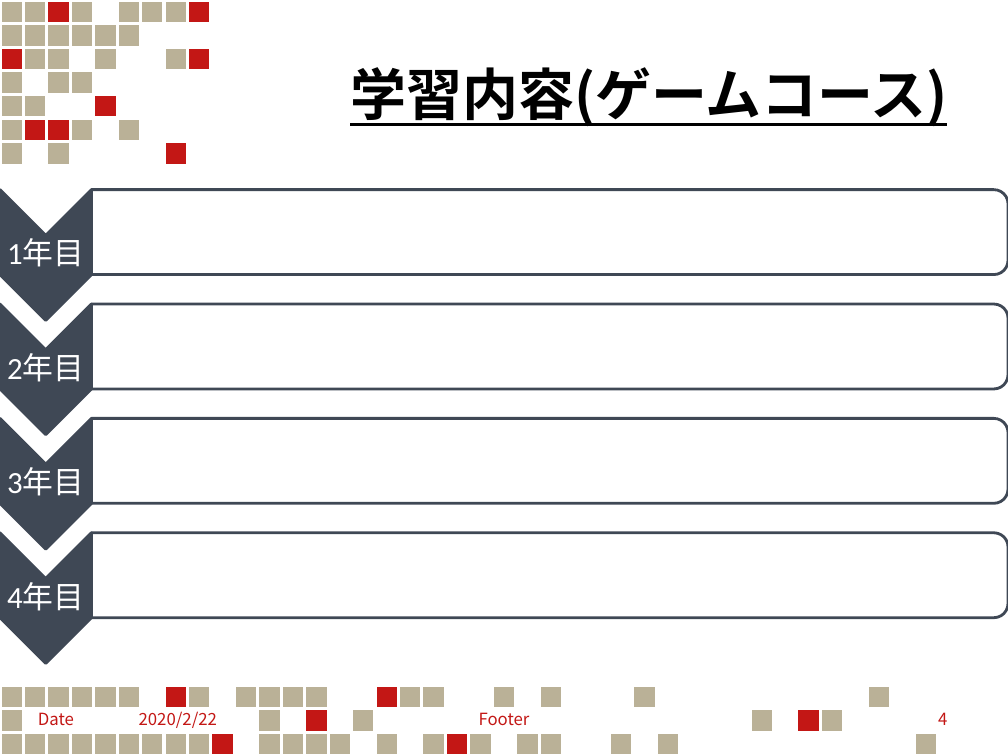
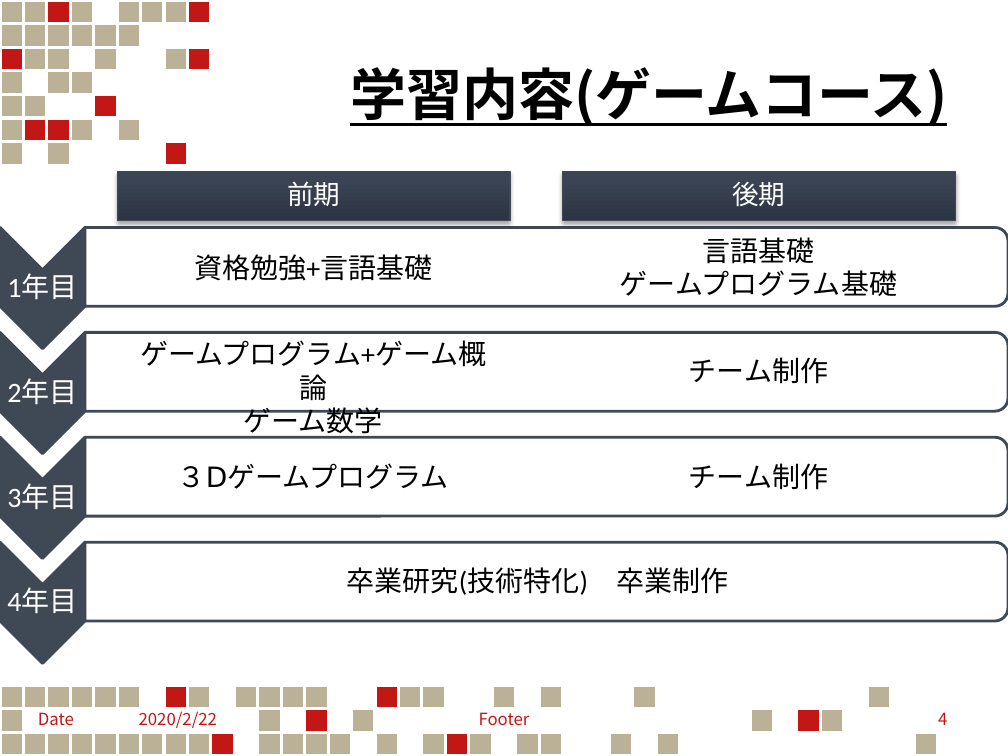
Before and after one commit to KoreanGinseng/StepUpFestival, a slide deck: slide 4 of ステフェスゲームPG.pptx. Drawn at 1008x756 pixels with LibreOffice and Linux fonts; fonts in the diff are those of the drawing. Boxes give left, top, right and bottom in pixels: in the first picture for what was removed or moved away, otherwise in the second. Text is boxed around its words. In the diff, an @@ line names an element or a change of style, - is before the commit and + after.

```diff
--- a/ステフェスゲームPG.pptx
+++ b/ステフェスゲームPG.pptx
@@ group added at box(117, 171, 955, 221): 2 rectangles, 2 texts @@
+前期
+後期
@@ chevron: place and size @@
-chevron at box(1, 190, 92, 321)
+chevron at box(0, 228, 85, 349)
@@ round same rect: place and size @@
-round same rect at box(91, 190, 1007, 275)
+round same rect at box(85, 228, 1008, 306)
@@ text added at box(620, 237, 897, 296), 20 pt, text #000000 @@
+言語基礎
+ゲームプログラム基礎
@@ text added at box(194, 254, 432, 281), 20 pt, text #000000 @@
+資格勉強+言語基礎
@@ size 22 to 20 pt in 4 elements at box(7, 588, 77, 614), box(7, 483, 77, 510), box(7, 378, 77, 405), box(7, 274, 77, 300) @@
@@ text "1年目": place and size @@
-text "1年目" at box(7, 239, 84, 267)
+text "1年目" at box(7, 274, 77, 300)
@@ chevron: place and size @@
-chevron at box(1, 304, 92, 435)
+chevron at box(0, 333, 85, 454)
@@ round same rect: place and size @@
-round same rect at box(91, 304, 1007, 389)
+round same rect at box(85, 333, 1008, 411)
@@ text added at box(140, 340, 486, 439), 20 pt, text #000000 @@
+ゲームプログラム+ゲーム概論
+ゲーム数学
@@ text added at box(689, 357, 828, 384), 20 pt, text #000000 @@
+チーム制作
@@ text "2年目": place and size @@
-text "2年目" at box(7, 353, 84, 382)
+text "2年目" at box(7, 378, 77, 405)
@@ chevron: place and size @@
-chevron at box(1, 419, 92, 550)
+chevron at box(0, 437, 85, 558)
@@ round same rect: place and size @@
-round same rect at box(91, 419, 1007, 503)
+round same rect at box(85, 437, 1008, 516)
@@ text added at box(117, 455, 509, 499), 20 pt, text #000000 @@
+３Ⅾゲームプログラム
@@ text added at box(689, 463, 828, 490), 20 pt, text #000000 @@
+チーム制作
@@ text "3年目": place and size @@
-text "3年目" at box(7, 467, 84, 496)
+text "3年目" at box(7, 483, 77, 510)
@@ chevron: place and size @@
-chevron at box(1, 533, 92, 664)
+chevron at box(0, 542, 85, 663)
@@ round same rect: place and size @@
-round same rect at box(91, 533, 1007, 617)
+round same rect at box(85, 542, 1008, 621)
@@ text added at box(347, 567, 728, 595), 20 pt, text #000000 @@
+卒業研究(技術特化) 卒業制作
```
Also in this commit, not shown: 5 other slides changed, 5 slides added, 3 other files.
